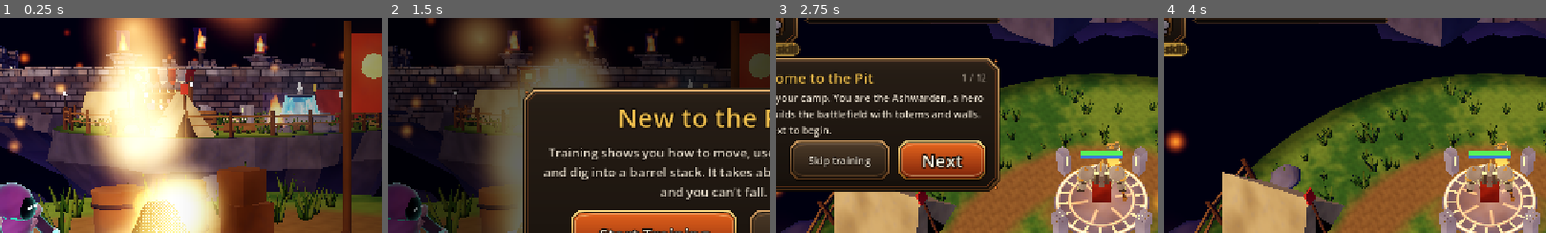
Above: before the commit, frames 1-4 (left to right).
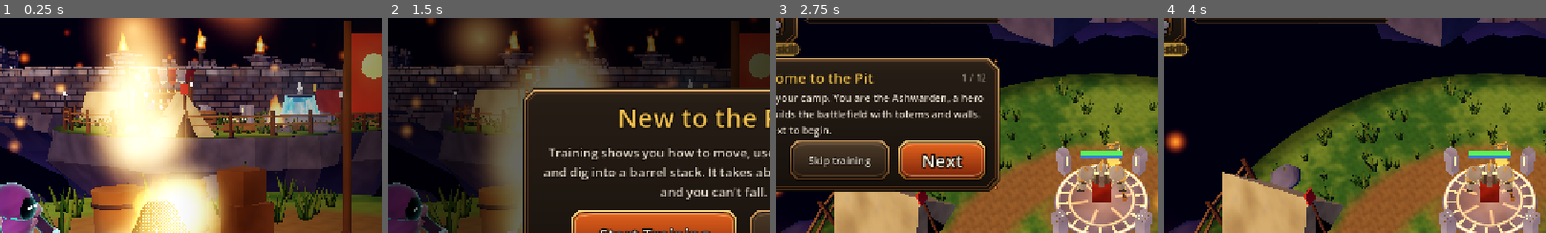
Above: after the commit, the same moments.

Repository: icmrnbw/life-in-arena
Game: Godot game, scene res://scenes/main.tscn
The game is run twice, just before and just after one commit, with the same random seed, the same clock (stepped at 60 frames per second) and the same inputs.
Inputs (mouse positions are % of the whole screen's width and height, from its top left):
- Up to frame 1 (0.25 s): no input
- Up to frame 2 (1.5 s): click "Play" at 0.5 s; click "Play" at 1.25 s
- Up to frame 3 (2.75 s): click "Start Training" at 2 s
- Up to frame 4 (4 s): click "Skip training" at 2.75 s; tap Enter at 3.5 s; move the mouse to (72, 45) at 3.52 s; hold Right from 3.53 s (still down); tap P at 3.6 s; click (72, 45) at 3.67 s; tap Space at 3.77 s
The pictures show only the part of the screen within x 7-57%, y 10-60%; the shares and areas given below are measured in that part.

The runs differ from the first frame. In frame 1, 0.7% of the frame differs, in the area x 30-70%, y 4-17%; in frame 2, less than 0.1%; in frame 3, less than 0.1%; in frame 4, less than 0.1%.

Commit message:
Stop fog drawing grey boxes around fire, glows and projectiles (0.5.9)
Additive effects (glow sprites, flames, decals, add-blend particles) had
scene fog applied, and with add blending the fog colour is added across the
whole quad, so in Fog every flare showed as a pale square. Additive shaders
get fog_disabled and add-blend StandardMaterial3Ds disable_fog.

Co-Authored-By: Claude Opus 5.5 (1M context) <noreply@anthropic.com>
Claude-Session: https://claude.ai/code/session_01H45k1VDFLfrFwVUEpFsKmg

Diff:
--- a/art/arena_fx.gd
+++ b/art/arena_fx.gd
@@ -21,6 +21,7 @@
 	_crack_mat.shading_mode = BaseMaterial3D.SHADING_MODE_UNSHADED
 	_crack_mat.transparency = BaseMaterial3D.TRANSPARENCY_ALPHA
 	_crack_mat.blend_mode = BaseMaterial3D.BLEND_MODE_ADD
+	_crack_mat.disable_fog = true
 	_crack_mat.vertex_color_use_as_albedo = true
 	_crack_mat.cull_mode = BaseMaterial3D.CULL_DISABLED
 	crack_mi.material_override = _crack_mat
--- a/art/shaders.gd
+++ b/art/shaders.gd
@@ -77,7 +77,7 @@
 # Translucent parts (wings) and ghosts (afterimage)
 const UNIT_GHOST := """
 shader_type spatial;
-render_mode blend_add, depth_draw_never, cull_disabled, unshaded, shadows_disabled;
+render_mode blend_add, depth_draw_never, cull_disabled, unshaded, shadows_disabled, fog_disabled;
 uniform vec4 tint : source_color = vec4(1.0);
 uniform vec4 flash : source_color = vec4(1.0, 1.0, 1.0, 0.0);
 uniform vec4 glow_color : source_color = vec4(0.3, 1.0, 0.9, 1.0);
@@ -376,7 +376,7 @@
 
 const FLAME := """
 shader_type spatial;
-render_mode blend_add, depth_draw_never, cull_disabled, unshaded, shadows_disabled;
+render_mode blend_add, depth_draw_never, cull_disabled, unshaded, shadows_disabled, fog_disabled;
 uniform sampler2D noise_tex : filter_linear_mipmap, repeat_enable;
 uniform vec4 col_hot : source_color = vec4(1.0, 0.85, 0.45, 1.0);
 uniform vec4 col_cool : source_color = vec4(1.0, 0.32, 0.06, 1.0);
@@ -563,7 +563,7 @@
 # Glow billboards and additive meshes (projectile cores, flashes, beams, columns)
 const ADD := """
 shader_type spatial;
-render_mode blend_add, depth_draw_never, cull_disabled, unshaded, shadows_disabled;
+render_mode blend_add, depth_draw_never, cull_disabled, unshaded, shadows_disabled, fog_disabled;
 uniform sampler2D noise_tex : filter_linear_mipmap, repeat_enable;
 uniform vec4 color : source_color = vec4(1.0, 0.6, 0.2, 1.0);
 uniform vec4 color2 : source_color = vec4(1.0, 1.0, 0.8, 1.0);
@@ -643,10 +643,10 @@
 		"floor": code = FLOOR
 		"grass": code = GRASS
 		"water": code = WATER
-		"water_add": code = WATER.replace("render_mode cull_disabled, specular_disabled, unshaded;", "render_mode blend_add, depth_draw_never, cull_disabled, unshaded;")
+		"water_add": code = WATER.replace("render_mode cull_disabled, specular_disabled, unshaded;", "render_mode blend_add, depth_draw_never, cull_disabled, unshaded, fog_disabled;")
 		"flame": code = FLAME
 		"decal_mix": code = DECAL.replace("BLEND_MODE", "blend_mix")
-		"decal_add": code = DECAL.replace("BLEND_MODE", "blend_add")
+		"decal_add": code = DECAL.replace("BLEND_MODE", "blend_add, fog_disabled")
 		"add": code = ADD
 		_: code = UNIT
 	var s := Shader.new()
@@ -705,6 +705,7 @@
 			var pm := StandardMaterial3D.new()
 			pm.shading_mode = BaseMaterial3D.SHADING_MODE_UNSHADED
 			pm.blend_mode = BaseMaterial3D.BLEND_MODE_ADD
+			pm.disable_fog = true
 			pm.transparency = BaseMaterial3D.TRANSPARENCY_ALPHA
 			pm.vertex_color_use_as_albedo = true
 			pm.billboard_mode = BaseMaterial3D.BILLBOARD_PARTICLES
--- a/art/weather_fx.gd
+++ b/art/weather_fx.gd
@@ -88,6 +88,7 @@
 	var m := StandardMaterial3D.new()
 	m.shading_mode = BaseMaterial3D.SHADING_MODE_UNSHADED
 	m.blend_mode = BaseMaterial3D.BLEND_MODE_ADD
+	m.disable_fog = true
 	m.transparency = BaseMaterial3D.TRANSPARENCY_ALPHA
 	m.vertex_color_use_as_albedo = true
 	m.billboard_mode = BaseMaterial3D.BILLBOARD_FIXED_Y
@@ -197,6 +198,7 @@
 	var m := StandardMaterial3D.new()
 	m.shading_mode = BaseMaterial3D.SHADING_MODE_UNSHADED
 	m.blend_mode = BaseMaterial3D.BLEND_MODE_ADD
+	m.disable_fog = true
 	m.transparency = BaseMaterial3D.TRANSPARENCY_ALPHA
 	m.cull_mode = BaseMaterial3D.CULL_DISABLED
 	m.albedo_color = Color(1.4, 1.7, 2.6, 1.0)
--- a/project.godot
+++ b/project.godot
@@ -4,7 +4,7 @@
 [application]
 
 config/name="Emberpit"
-config/version="0.5.8"
+config/version="0.5.9"
 run/main_scene="res://scenes/main.tscn"
 config/features=PackedStringArray("4.6", "GL Compatibility")
 config/icon="res://art/app_icon.png"
Not shown, changed: export_presets.cfg
Not shown, changed: README.md
Not shown, added: builds/emberpit-0.5.9-debug.apk
